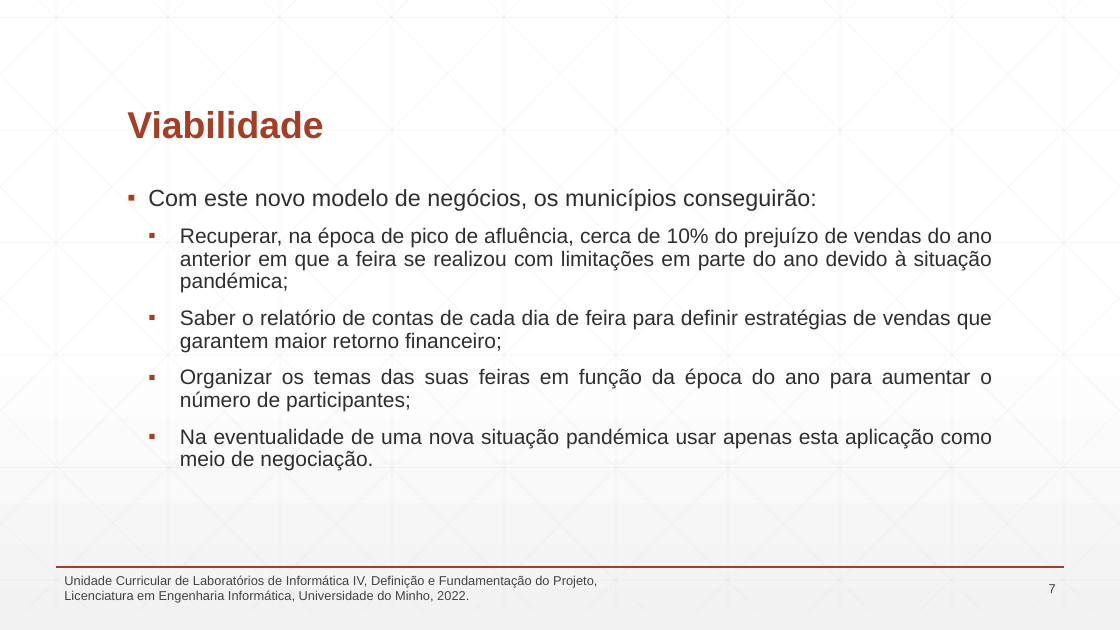
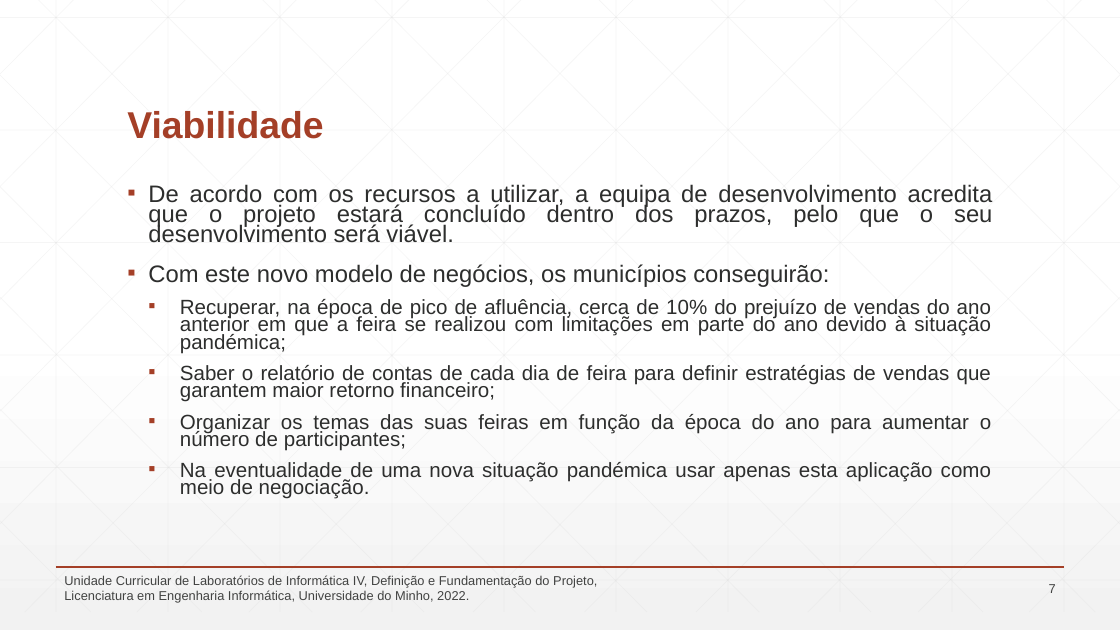
Before and after one commit to GVarelaa/ProjetoLI4, a slide deck: slide 7 of PowerPoints/Apresentacao-Checkpoint1.pptx. Drawn at 1120x630 pixels with LibreOffice and Linux fonts; fonts in the diff are those of the drawing. Boxes give left, top, right and bottom in pixels: in the first picture for what was removed or moved away, otherwise in the second. Text is boxed around its words. In the diff, an @@ line names an element or a change of style, - is before the commit and + after.

```diff
--- a/PowerPoints/Apresentacao-Checkpoint1.pptx
+++ b/PowerPoints/Apresentacao-Checkpoint1.pptx
@@ text at box(148, 184, 993, 243): paragraph added @@
+▪ De acordo com os recursos a utilizar, a equipa de desenvolvimento acredita que o projeto estará concluído dentro dos prazos, pelo que o seu desenvolvimento será viável.
@@ text at box(148, 264, 991, 499): size 20 to 20.4 pt in "Com este novo modelo de negócios, os ..."; size 18 to 17.6 pt in "Recuperar, na época de pico de afluência, ...", "Saber o relatório de contas de cada ...", "Organizar os temas das suas feiras em ...", "Na eventualidade de uma nova situação pandémica ..."; line spacing 0.9 to 0.7 @@
```
Also in this commit, not shown: 1 other slide changed, 1 other file.
